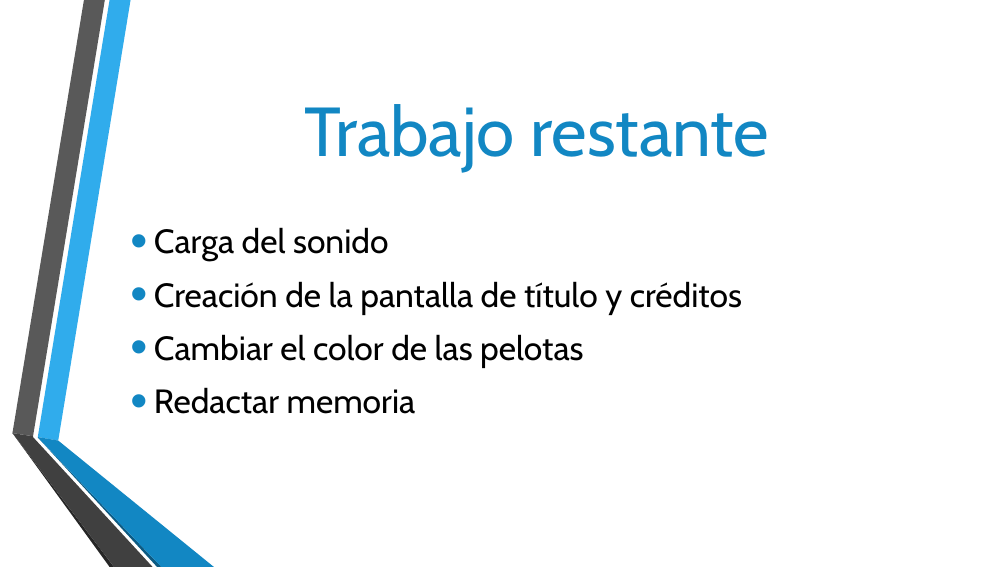
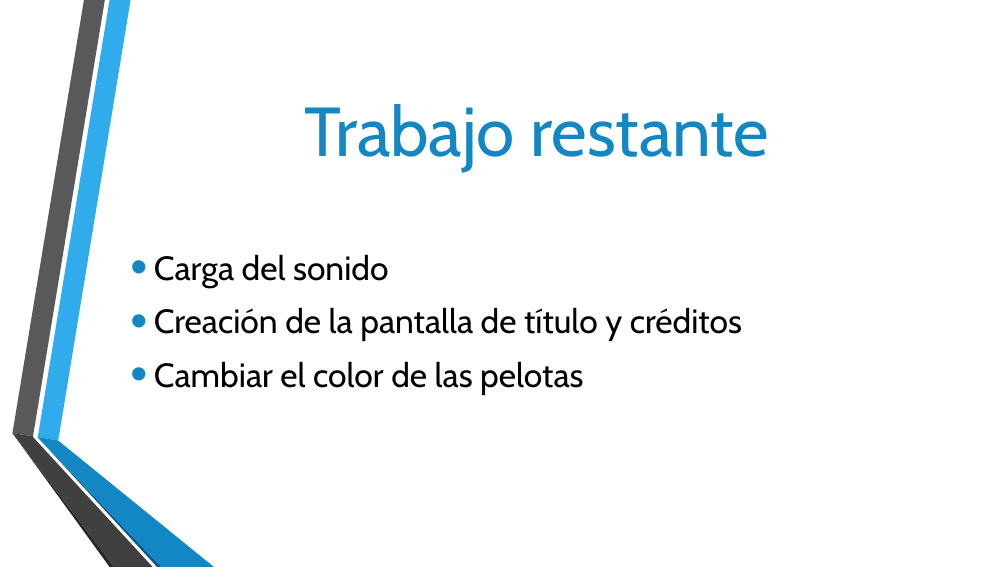
Before and after one commit to alvarocual/Super-Pang, a slide deck: slide 20 of SUPER PANG.pptx (slide 17 before the commit). Drawn at 1008x567 pixels with LibreOffice and Linux fonts; fonts in the diff are those of the drawing; background and template pictures are left out. Boxes give left, top, right and bottom in pixels: in the first picture for what was removed or moved away, otherwise in the second. Text is boxed around its words. In the diff, an @@ line names an element or a change of style, - is before the commit and + after.

```diff
--- a/SUPER PANG.pptx
+++ b/SUPER PANG.pptx
@@ text at (x1=154, y1=387, x2=416, y2=414): paragraph removed @@
-• Redactar memoria
```
Also in this commit, not shown: 4 other slides changed, 8 slides added, 4 slides removed.
